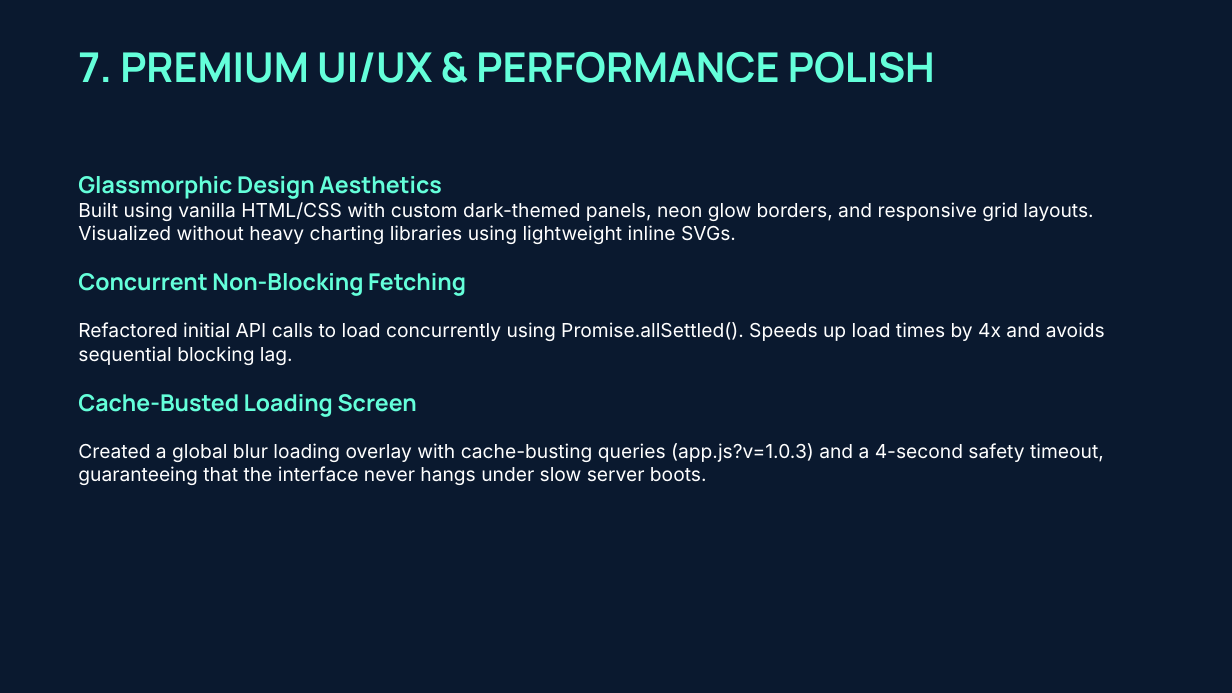
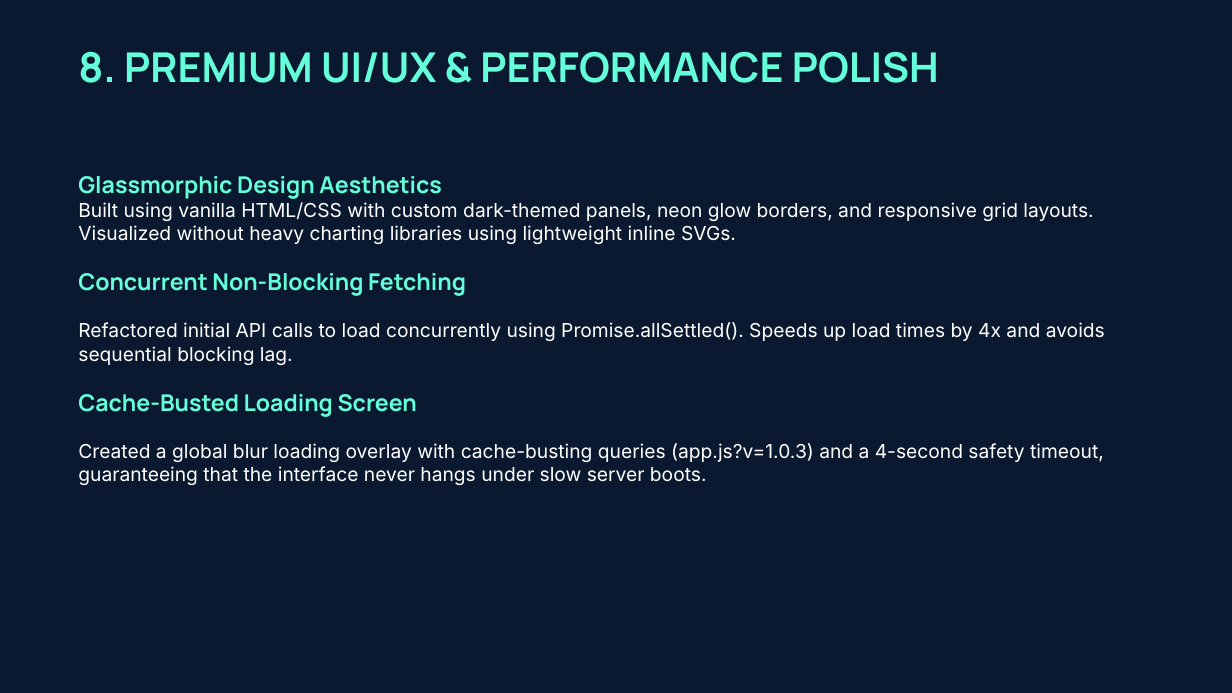
Before and after one commit to shikhasrivastava0574-afk/Smart-Grid-Sync, a slide deck: slide 9 of smart_grid_sync_final_presentation.pptx (slide 8 before the commit). Drawn at 1232x693 pixels with LibreOffice and Linux fonts; fonts in the diff are those of the drawing. Boxes give left, top, right and bottom in pixels: in the first picture for what was removed or moved away, otherwise in the second. Text is boxed around its words. In the diff, an @@ line names an element or a change of style, - is before the commit and + after.

```diff
--- a/smart_grid_sync_final_presentation.pptx
+++ b/smart_grid_sync_final_presentation.pptx
@@ text at [78, 52, 939, 83]: text changed @@
-7. PREMIUM UI/UX & PERFORMANCE POLISH
+8. PREMIUM UI/UX & PERFORMANCE POLISH
```
Also in this commit, not shown: 6 other slides changed, 1 slide added, 5 other files.
